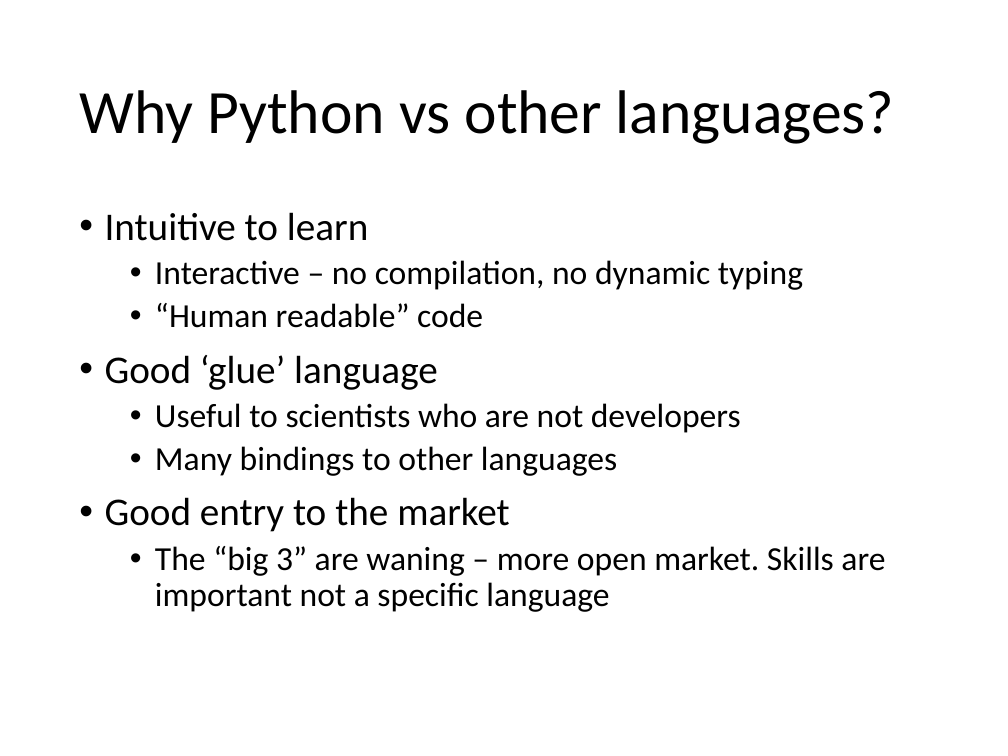
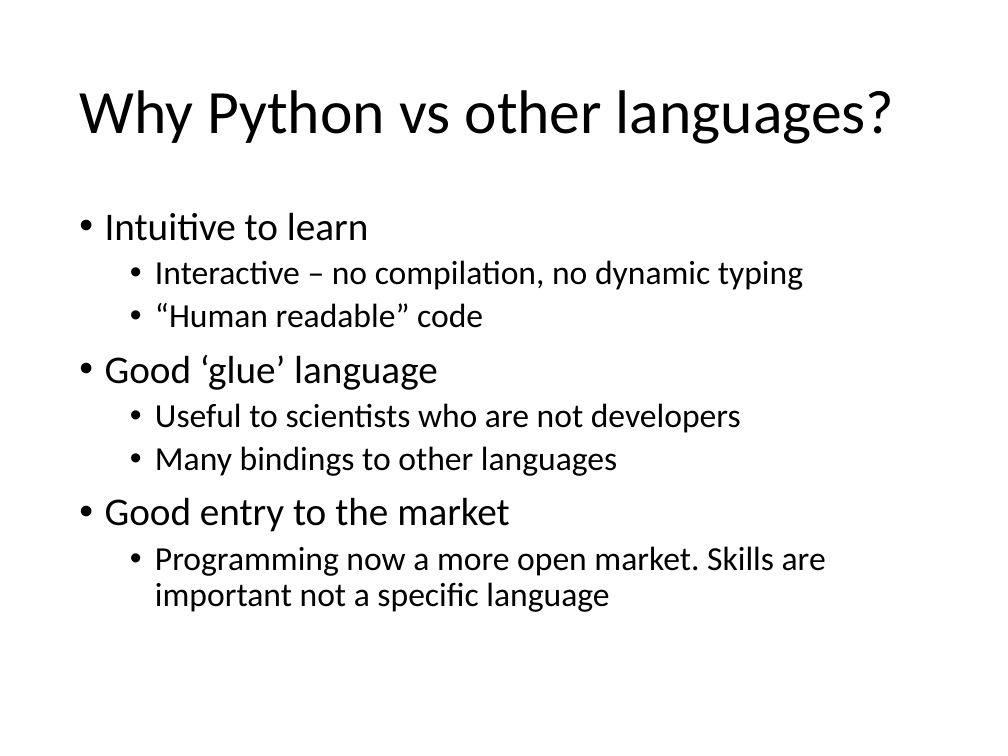
Before and after one commit to merrygoat/IntroToPython, a slide deck: slide 9 of Introduction to Python.pptx. Drawn at 1008x756 pixels with LibreOffice and Linux fonts; fonts in the diff are those of the drawing. Boxes give left, top, right and bottom in pixels: in the first picture for what was removed or moved away, otherwise in the second. Text is boxed around its words. In the diff, an @@ line names an element or a change of style, - is before the commit and + after.

```diff
--- a/Introduction to Python.pptx
+++ b/Introduction to Python.pptx
@@ text at bbox=[155, 546, 826, 612]: text changed @@
-  • The “big 3” are waning – more open market. Skills are important not a specific language
+  • Programming now a more open market. Skills are important not a specific language
```
Also in this commit, not shown: 6 other slides changed, 3 slides removed, 4 other files.
